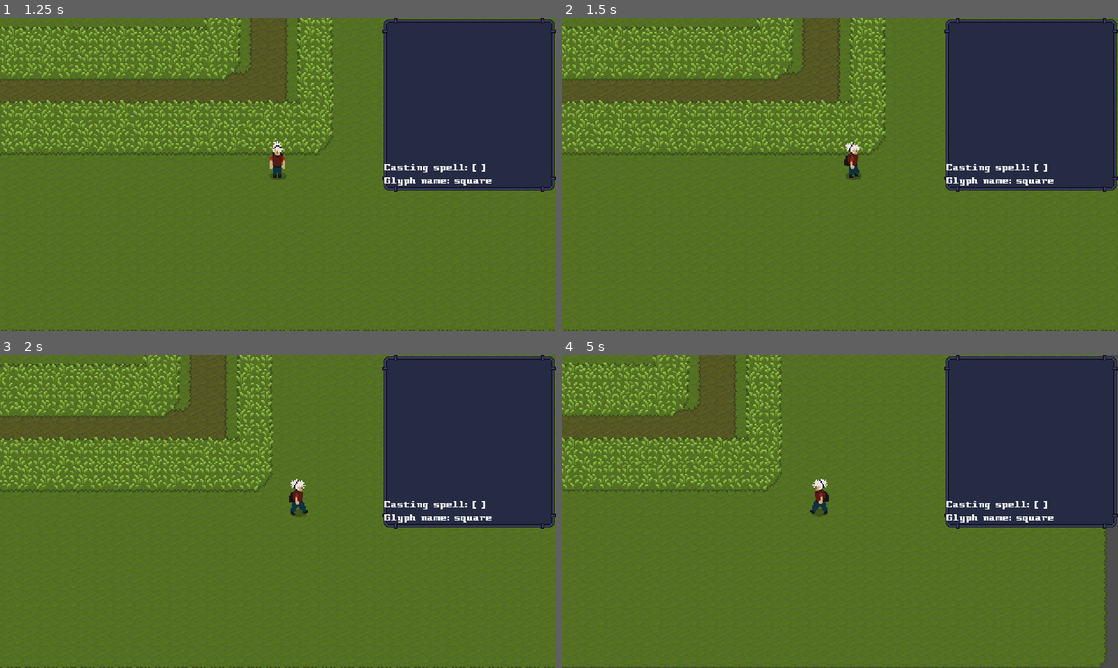
Above: before the commit, frames 1-4 (two rows, left to right).
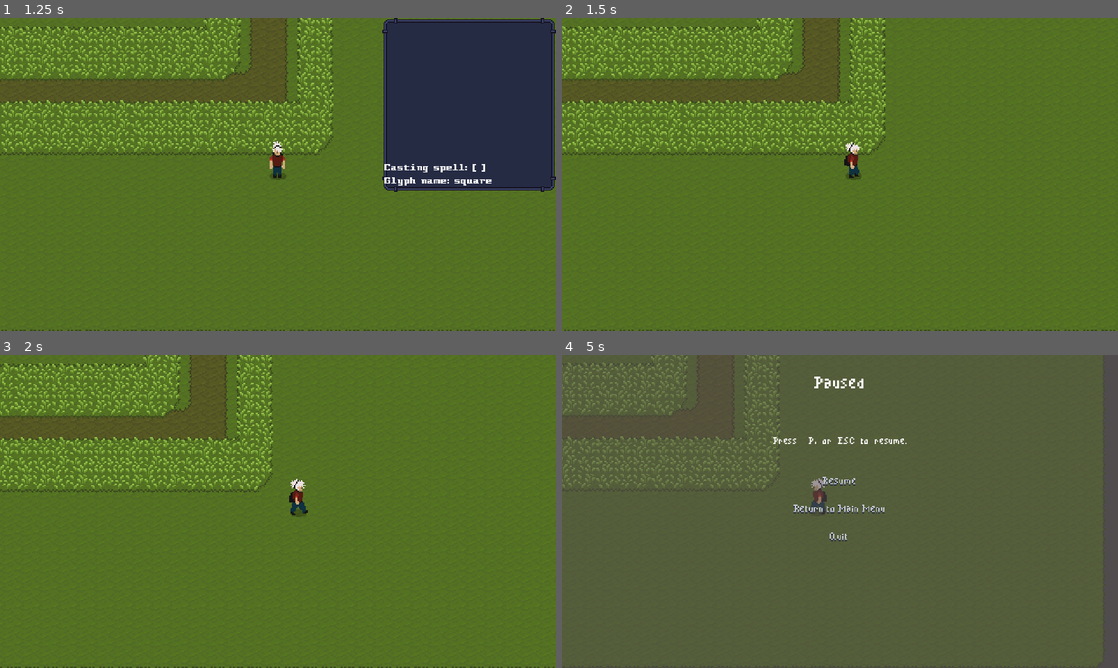
Above: after the commit, the same moments.

Repository: ivangoncharuk/DrawnToMagic
Game: Godot game, scene res://gui/main_menu/main_menu.tscn
Same seed, same stepped clock (60 frames per second), same inputs: the game is played once before the commit and once after it.
Inputs (mouse positions are in pixels of both pictures, inside the frame that each line leads up to):
- Up to frame 1 (1.25 s): click "Start" at 0.5 s
- Up to frame 2 (1.5 s): tap Enter at 1.25 s; move the mouse to (962, 158) at 1.27 s; hold D (right) from 1.28 s (still down); hold G (show_glyph_drawing_window, bound only after the commit) from 1.28 s (still down); click (962, 158) at 1.42 s
- Up to frame 3 (2 s): keep holding D (right); keep holding G (show_glyph_drawing_window, bound only after the commit)
- Up to frame 4 (5 s): move the mouse to (728, 527) at 2.02 s; release D (right) at 2.03 s; release G (show_glyph_drawing_window, bound only after the commit) at 2.03 s; hold S (down) 2.03-2.78 s; tap G (show_glyph_drawing_window, bound only after the commit) at 2.1, 3.6 s; click (728, 527) at 2.17 s; move the mouse to (895, 442) at 2.77 s; hold D (right) 2.78-3.53 s; hold G (show_glyph_drawing_window, bound only after the commit) 2.78-3.53 s; click (895, 442) at 2.92 s; move the mouse to (812, 574) at 3.52 s; hold W (up) 3.53-4.28 s; click (812, 574) at 3.67 s; move the mouse to (1006, 558) at 4.27 s; hold A (left) from 4.28 s (still down); hold G (show_glyph_drawing_window, bound only after the commit) from 4.28 s (still down); click (1006, 558) at 4.42 s; tap P (pause) at 4.9 s

Frame 1 is identical in both runs. In frame 2, 17% of the frame differs, in the area x 68-100%, y 0-56%; in frame 3, 17%; in frame 4, 40%, in the area x 0-100%, y 0-100%.
Error before the commit: Attempt to call function 'pause' in base 'null instance' on a null instance. (res://levels/game_level.gd:10)

Commit message:
Changed drawing scene
Added counter, and toggle visibility

Diff:
--- a/characters/human.tscn
+++ b/characters/player/human/human.tscn
@@ -1,7 +1,7 @@
-[gd_scene load_steps=19 format=3]
-
-[ext_resource type="PackedScene" path="res://characters/player/player.tscn" id="1_06l4s"]
-[ext_resource type="Script" path="res://characters/human.gd" id="2_kp6el"]
+[gd_scene load_steps=19 format=3 uid="uid://bynae2y8ps8fh"]
+
+[ext_resource type="PackedScene" uid="uid://dxdut13g0mxim" path="res://characters/player/player.tscn" id="1_06l4s"]
+[ext_resource type="Script" path="res://characters/player/human/human.gd" id="2_kp6el"]
 [ext_resource type="Texture2D" uid="uid://m2ch4nla21rs" path="res://assets/rpgm_character_human/RPGMCharacter_spritesheet.png" id="2_yp23f"]
 
 [sub_resource type="AnimationNodeStateMachinePlayback" id="AnimationNodeStateMachinePlayback_vk2tk"]
--- a/characters/player/player.tscn
+++ b/characters/player/player.tscn
@@ -1,4 +1,4 @@
-[gd_scene load_steps=29 format=3]
+[gd_scene load_steps=29 format=3 uid="uid://dxdut13g0mxim"]
 
 [ext_resource type="Script" path="res://characters/cat/player_cat.gd" id="1_nsqmq"]
 [ext_resource type="Texture2D" uid="uid://h8kbhwv02wqn" path="res://assets/sprout_lands/Characters/cat_spritesheet.png" id="2_dvf3u"]
@@ -249,7 +249,7 @@
 texture = ExtResource("2_dvf3u")
 hframes = 4
 vframes = 10
-frame = 13
+frame = 3
 
 [node name="CollisionShape2D" type="CollisionShape2D" parent="."]
 position = Vector2(0, 5)
--- a/glyph_recognizer.tscn
+++ /dev/null
@@ -1,6 +0,0 @@
-[gd_scene load_steps=2 format=3 uid="uid://bfkdq0wuvv70o"]
-
-[ext_resource type="Script" path="res://glyph_recognizer.gd" id="1_uvx1q"]
-
-[node name="GlyphRecognizer" type="Node"]
-script = ExtResource("1_uvx1q")
--- a/gui/drawing/drawing.gd
+++ b/gui/drawing/drawing.gd
@@ -6,12 +6,11 @@
 @export var line_color = Color(1, 1, 1, 1)
 
 @onready var line : Line2D = %Line
-@onready var texture_rect : ReferenceRect = %ReferenceRect
+@onready var drawing_area_rect : ReferenceRect = %ReferenceRect
 @onready var glyph_recognizer : GlyphRecognizer = %GlyphRecognizer
 @onready var spell_label : Label = $SpellName
-
+var ctr : int = 0
 # Example of how to store the templates as PackedVector2Array
-
 
 func _ready() -> void:
 	self.show()
@@ -21,10 +20,24 @@
 
 
 func _input(event: InputEvent) -> void:
+	if event.is_action_pressed("show_glyph_drawing_window"):
+		toggle_visibility()
+	if self.visible:
+		handle_mouse_input(event)
+
+
+func toggle_visibility() -> void:
+	if self.visible == true:
+		self.hide()
+	else:
+		self.show()
+
+
+func handle_mouse_input(event: InputEvent) -> void:
 	if event is InputEventMouseButton:
 		if event.button_index == MOUSE_BUTTON_LEFT:
-			var local_position = _get_local_position(event.position)
-			if texture_rect.get_rect().has_point(local_position):
+			var local_position = get_local_position(event.position)
+			if drawing_area_rect.get_rect().has_point(local_position):
 				if event.is_pressed():
 					line.clear_points()
 					line.add_point(local_position)
@@ -32,31 +45,32 @@
 					drawing_complete.emit(line.get_points())
 	elif event is InputEventMouseMotion:
 		if event.get_button_mask() and MOUSE_BUTTON_MASK_LEFT:
-			var local_position = _get_local_position(event.position)
-			if texture_rect.get_rect().has_point(local_position):
+			var local_position = get_local_position(event.position)
+			if drawing_area_rect.get_rect().has_point(local_position):
 				line.add_point(local_position)
-#				print(line.get_points(), "\n")
+
+
+func get_local_position(event_position: Vector2) -> Vector2:
+	var local_position = get_viewport(
+					).get_canvas_transform(
+					).affine_inverse(
+					).basis_xform(event_position)
+	local_position -= get_global_position()
+	return local_position
 
 
 func _on_drawing_complete(points: PackedVector2Array) -> void:
+	ctr += 1
 	var glyph_name = glyph_recognizer.recognize(points)
 	if glyph_name != "" and glyph_name in glyph_recognizer.spell_map:
 		var spell_name = glyph_recognizer.spell_map[glyph_name]
 		print("Casting spell: ", spell_name,
 			"\nGlyph name: ", glyph_name)
 		spell_label.text = str(
-			"Casting spell: ", spell_name,
+			"[  ", ctr,
+			" ] Casting spell: ", spell_name,
 			"\nGlyph name: ", glyph_name
 			)
 	else:
 		spell_label.text = "error"
 		print("error")
-
-
-func _get_local_position(event_position: Vector2) -> Vector2:
-	var local_position = get_viewport(
-					).get_canvas_transform(
-					).affine_inverse(
-					).basis_xform(event_position)
-	local_position -= get_global_position()
-	return local_position
--- a/gui/drawing/drawing.tscn
+++ b/gui/drawing/drawing.tscn
@@ -1,9 +1,8 @@
-[gd_scene load_steps=5 format=3 uid="uid://v6kh46rdruc2"]
+[gd_scene load_steps=4 format=3 uid="uid://v6kh46rdruc2"]
 
 [ext_resource type="Script" path="res://gui/drawing/drawing.gd" id="1_68axy"]
 [ext_resource type="Theme" uid="uid://1jwq3b8h2nu0" path="res://gui/main_theme.tres" id="1_beae0"]
 [ext_resource type="Texture2D" uid="uid://crrfmk2c2oymj" path="res://assets/gui_resources/GUI.png" id="2_8436o"]
-[ext_resource type="PackedScene" uid="uid://bfkdq0wuvv70o" path="res://glyph_recognizer.tscn" id="3_k5eih"]
 
 [node name="Drawing" type="Control"]
 layout_mode = 3
@@ -43,6 +42,4 @@
 [node name="Line" type="Line2D" parent="."]
 unique_name_in_owner = true
 
-[node name="GlyphRecognizer" parent="." instance=ExtResource("3_k5eih")]
-
 [connection signal="drawing_complete" from="." to="." method="_on_drawing_complete"]
--- a/ui_testing.tscn
+++ b/gui/testing/ui_testing.tscn
@@ -1,23 +1,23 @@
 [gd_scene load_steps=4 format=3 uid="uid://ostwr0w4c2bn"]
 
-[ext_resource type="Script" path="res://ui_testing.gd" id="1_xqbm0"]
-[ext_resource type="Texture2D" uid="uid://dkxk1qwlex3jx" path="res://assets/icon/icon.svg" id="2_5fe5m"]
-[ext_resource type="Theme" uid="uid://1jwq3b8h2nu0" path="res://gui/main_theme.tres" id="3_77grj"]
+[ext_resource type="Script" path="res://gui/testing/ui_testing.gd" id="1_g7qtu"]
+[ext_resource type="Texture2D" uid="uid://dkxk1qwlex3jx" path="res://assets/icon/icon.svg" id="2_oopq4"]
+[ext_resource type="Theme" uid="uid://1jwq3b8h2nu0" path="res://gui/main_theme.tres" id="3_1xvno"]
 
 [node name="UITesting" type="Node2D"]
-script = ExtResource("1_xqbm0")
+script = ExtResource("1_g7qtu")
 
 [node name="Icon" type="Sprite2D" parent="."]
 unique_name_in_owner = true
 position = Vector2(272, 168)
 scale = Vector2(1.1575, 1.20573)
-texture = ExtResource("2_5fe5m")
+texture = ExtResource("2_oopq4")
 
 [node name="Panel" type="Panel" parent="."]
 offset_right = 200.0
 offset_bottom = 100.0
 scale = Vector2(0.8, 0.8)
-theme = ExtResource("3_77grj")
+theme = ExtResource("3_1xvno")
 metadata/_edit_use_anchors_ = true
 
 [node name="Buttons" type="VBoxContainer" parent="Panel"]
--- a/levels/game_level.gd
+++ b/levels/game_level.gd
@@ -1,6 +1,6 @@
 extends Node2D
 
-@onready var pause_menu: Control = $CanvasLayer/Paused
+@onready var pause_menu: Control = %Paused
 
 func _input(event):
 	if event.is_action_released("pause"):
--- a/levels/game_level.tscn
+++ b/levels/game_level.tscn
@@ -1,8 +1,8 @@
-[gd_scene load_steps=7 format=3 uid="uid://qfhs8s5fkuh4"]
+[gd_scene load_steps=7 format=3 uid="uid://bfhj0xwfr2lnn"]
 
 [ext_resource type="Script" path="res://levels/game_level.gd" id="1_2l0wy"]
 [ext_resource type="TileSet" uid="uid://k3opl36pyo7k" path="res://levels/basic_set.tres" id="1_3b6x5"]
-[ext_resource type="PackedScene" path="res://characters/human.tscn" id="4_gqy7v"]
+[ext_resource type="PackedScene" uid="uid://bynae2y8ps8fh" path="res://characters/player/human/human.tscn" id="4_gqy7v"]
 [ext_resource type="PackedScene" uid="uid://jadbqq0y2uot" path="res://gui/paused/paused.tscn" id="5_6uw0q"]
 [ext_resource type="PackedScene" path="res://characters/cow/cow.tscn" id="9_srkji"]
 [ext_resource type="PackedScene" path="res://objects/chest/chest.tscn" id="10_skyg4"]
--- a/levels/game_level_1.tscn
+++ b/levels/game_level_1.tscn
@@ -1,8 +1,8 @@
-[gd_scene load_steps=8 format=3 uid="uid://825jsb0mvooo"]
+[gd_scene load_steps=8 format=3 uid="uid://bqye3hautrkub"]
 
 [ext_resource type="TileSet" uid="uid://ip875aehrpcd" path="res://levels/new_set.tres" id="1_3wxne"]
 [ext_resource type="Script" path="res://levels/game_level.gd" id="1_to7nu"]
-[ext_resource type="PackedScene" path="res://characters/human.tscn" id="2_hr57k"]
+[ext_resource type="PackedScene" uid="uid://bynae2y8ps8fh" path="res://characters/player/human/human.tscn" id="2_hr57k"]
 [ext_resource type="Theme" uid="uid://1jwq3b8h2nu0" path="res://gui/main_theme.tres" id="4_gskiu"]
 [ext_resource type="PackedScene" uid="uid://jadbqq0y2uot" path="res://gui/paused/paused.tscn" id="4_h5tww"]
 [ext_resource type="PackedScene" uid="uid://v6kh46rdruc2" path="res://gui/drawing/drawing.tscn" id="5_iycpj"]
@@ -83,6 +83,7 @@
 metadata/_edit_use_anchors_ = true
 
 [node name="Paused" parent="UI/Control" instance=ExtResource("4_h5tww")]
+unique_name_in_owner = true
 visible = false
 layout_mode = 1
 metadata/_edit_use_anchors_ = true
--- a/project.godot
+++ b/project.godot
@@ -58,6 +58,11 @@
 , Object(InputEventKey,"resource_local_to_scene":false,"resource_name":"","device":-1,"window_id":0,"alt_pressed":false,"shift_pressed":false,"ctrl_pressed":false,"meta_pressed":false,"pressed":false,"keycode":0,"physical_keycode":4194305,"key_label":0,"unicode":0,"echo":false,"script":null)
 ]
 }
+show_glyph_drawing_window={
+"deadzone": 0.5,
+"events": [Object(InputEventKey,"resource_local_to_scene":false,"resource_name":"","device":-1,"window_id":0,"alt_pressed":false,"shift_pressed":false,"ctrl_pressed":false,"meta_pressed":false,"pressed":false,"keycode":0,"physical_keycode":71,"key_label":0,"unicode":103,"echo":false,"script":null)
+]
+}
 
 [rendering]
 
--- /dev/null
+++ b/scripts/glyph_recognizer.tscn
@@ -0,0 +1,244 @@
+[gd_scene load_steps=2 format=3 uid="uid://17fyds4xsf2x"]
+
+[sub_resource type="GDScript" id="GDScript_ijtqj"]
+script/source = "extends Node
+class_name GlyphRecognizer
+
+var templates = {
+	\"line\": PackedVector2Array([
+		Vector2(0, 0),
+		Vector2(0, 25),
+		Vector2(0, 50),
+		Vector2(0, 75),
+		Vector2(0, 100),
+	]),
+	\"square\": PackedVector2Array([
+		Vector2(0, 0),
+		Vector2(0, 50),
+		Vector2(0, 100),
+		Vector2(50, 100),
+		Vector2(100, 100),
+		Vector2(100, 50),
+		Vector2(100, 0),
+		Vector2(50, 0),
+		Vector2(0, 0)
+	]),
+}
+
+
+var spell_map = {
+	\"square\": \"[ ]\",
+	\"line\": \" ---\",
+}
+
+func recognize(points: PackedVector2Array) -> String:
+	var best_match = \"\"
+	var best_score = -1.0
+	for glyph_name in templates:
+		var score = compare_glyphs(points, templates[glyph_name])
+		if score > best_score:
+			best_score = score
+			best_match = glyph_name
+	return best_match
+
+## this DTW matrix function is initialized with infinity values.
+## The first element is set to zero.
+## Then, it fills the the matrix row by row,
+## and for each element, the cost of the alignment between
+## the two points is computed using the squared Euclidean distance.
+## The element is updated with the minimum cost among its
+## three neighbors (top, left, and diagonal). The function
+## returns the square root of the DTW distance normalized by
+## the sum of the lengths of the two input sequences.
+func dtw_distance_slower(glyph1: PackedVector2Array, glyph2: PackedVector2Array) -> float:
+	var n = glyph1.size()
+	var m = glyph2.size()
+
+	var DTW = PackedFloat32Array()
+	for i in range(m+1):
+		DTW.append(float(\"inf\"))
+	DTW[0] = 0
+
+	var prev
+	var current
+	for i in range(1, n+1):
+		prev = DTW[0]
+		DTW[0] = float(\"inf\")
+		for j in range(1, m+1):
+			current = DTW[j]
+			# print(\"i: \", i, \"\\nj: \", j, \"\\ncurrent: \", current)
+			DTW[j] = min(DTW[j], DTW[j-1], prev) + (glyph1[i-1] - glyph2[j-1]).length_squared()
+			prev = current
+
+	return sqrt(DTW[m] / (n + m))
+
+
+## This DTW matrix is initialized and filled in a similar way as
+## dtw_distance_slower, but the cost of the alignment is computed before
+## taking the minimum among the neighbors.
+## The function returns the final value of the bottom-right
+## element of the DTW matrix, which represents the DTW distance
+## between the two input sequences.
+## this is more efficient than dtw_distance1 because it avoids
+## the square root and the normalization computation,
+## which can be costly when dealing with large sequences.
+func dtw_distance(glyph1: PackedVector2Array, glyph2: PackedVector2Array) -> float:
+	var n = glyph1.size()
+	var m = glyph2.size()
+
+	var DTW = PackedFloat32Array()
+	for i in range(m+1):
+		DTW.append(float(\"inf\"))
+	DTW[0] = 0
+
+	for i in range(1, n+1):
+		var prev = DTW[0]
+		DTW[0] = float(\"inf\")
+		for j in range(1, m+1):
+			var current = DTW[j]
+			var cost = (glyph1[i-1] - glyph2[j-1]).length_squared()
+			DTW[j] = cost + min(DTW[j], DTW[j-1], prev)
+			prev = current
+
+	return DTW[m]
+
+	# Resample both input gestures to the same number of points
+
+
+## This uniformly resamples an input sequence of 2D points
+## to a new length by adding interpolated points along the
+## original path. It computes a step size between consecutive points,
+## initializes an empty resampled sequence with the first point
+## from the original sequence, and adds interpolated points to the
+## resampled sequence when the accumulated distance between
+## consecutive points reaches or goes beyond the step size.
+## The function returns the resulting resampled sequence.
+func resample(points: PackedVector2Array, n: int) -> PackedVector2Array:
+	var step = points.size() / (n - 1)
+	var resampled = PackedVector2Array()
+	resampled.append(points[0])
+	var i = 1
+	var t = 0.0
+	while i < points.size() and resampled.size() < n:
+		var v = points[i] - points[i-1]
+		var d = v.length()
+		if t + d >= step:
+			var x = points[i-1] + ((step - t) / d) * v
+			resampled.append(x)
+			t = 0.0
+		else:
+			t += d
+		i += 1
+	if resampled.size() < n:
+		resampled.append(points[points.size() - 1])
+	return resampled
+
+## Calculates the centroid of a sequence of 2D points
+func get_centroid(points: PackedVector2Array) -> Vector2:
+	var acc = Vector2.ZERO
+	for p in points:
+		acc += p
+	# Divide the accumulated vector by the number of points to obtain the centroid vector
+	return acc / points.size()
+
+
+## This function calculates the indicative angle (in radians) of a sequence
+## of 2D points relative to their centroid. It first computes
+## the centroid of the points, then calculates the angle between
+## the first point and the centroid.
+func indicative_angle(points: PackedVector2Array) -> float:
+	var centroid = get_centroid(points)
+	var theta = atan2(centroid.y - points[0].y, centroid.x - points[0].x)
+	return theta
+
+
+## This function scales a sequence of 2D points to fit into a
+## square of a given size while preserving its aspect ratio.
+## It first computes the bounding box of the points, calculates
+## the scaling factor needed to fit the bounding box into the square,
+## and then applies the scaling to each point. Finally, it returns
+## a new PackedVector2Array containing the scaled points.
+func scale_to_square(points: PackedVector2Array, size: float) -> PackedVector2Array:
+	var min_x = float(\"inf\")
+	var max_x = -float(\"inf\")
+	var min_y = float(\"inf\")
+	var max_y = -float(\"inf\")
+	for p in points:
+		min_x = min(min_x, p.x)
+		max_x = max(max_x, p.x)
+		min_y = min(min_y, p.y)
+		max_y = max(max_y, p.y)
+	var scale = size / max(max_x - min_x, max_y - min_y)
+	var scaled = PackedVector2Array()
+	for p in points:
+		var x = (p.x - min_x) * scale
+		var y = (p.y - min_y) * scale
+		scaled.append(Vector2(x, y))
+	return scaled
+
+
+## Rotate a set of 2D points by a given angle around their centroid
+func rotate_by(points: PackedVector2Array, theta: float) -> PackedVector2Array:
+	# Calculate the centroid of the points
+	var centroid = get_centroid(points)
+	# Rotate each point around the centroid by the given angle
+	var rotated = PackedVector2Array()
+	for p in points:
+		var v = p - centroid
+		var x = v.x * cos(theta) - v.y * sin(theta)
+		var y = v.x * sin(theta) + v.y * cos(theta)
+		rotated.append(Vector2(x, y) + centroid)
+
+	return rotated
+
+## Translates the points by the given offset
+func translate_by(points: PackedVector2Array, offset: Vector2) -> PackedVector2Array:
+	var translated = PackedVector2Array()
+	for p in points:
+		translated.append(p + offset)
+	return translated
+
+
+## This function compares two glyphs represented as sequences of 2D
+## points by computing their similarity score using the Dynamic Time
+## Warping (DTW) distance. It first resamples the glyphs to the same
+## number of points as a predefined template gesture, calculates
+## the indicative angle of the points, rotates the points to align
+## them with the x-axis, scales them to fit into a square, and
+## translates them to align their centroids. It then computes
+## the DTW distance between the two glyphs and returns the
+## similarity score as the inverse of the distance.
+func compare_glyphs(glyph1: PackedVector2Array, glyph2: PackedVector2Array) -> float:
+	# Define the template gesture for the algorithm
+	var template = PackedVector2Array([Vector2(0, 0), Vector2(0, 1), Vector2(1, 1), Vector2(1, 0)])
+
+	var resampled1 = resample(glyph1, template.size())
+	var resampled2 = resample(glyph2, template.size())
+
+	# Calculate the indicative angle of the points
+
+	var theta1 = indicative_angle(resampled1)
+	var theta2 = indicative_angle(resampled2)
+	resampled1 = rotate_by(resampled1, -theta1)
+	resampled2 = rotate_by(resampled2, -theta2)
+
+	var scale1 = scale_to_square(resampled1, template[1].distance_to(template[2]))
+	var scale2 = scale_to_square(resampled2, template[1].distance_to(template[2]))
+
+
+	var centroid1 = get_centroid(scale1)
+	var centroid2 = get_centroid(scale2)
+
+	var translate1 = translate_by(scale1, -centroid1)
+	var translate2 = translate_by(scale2, -centroid2)
+
+	var distance = dtw_distance(translate1, translate2)
+
+	# Calculate the similarity score as the inverse of the DTW distance
+	var score = 1.0 / (1.0 + distance)
+
+	return score
+"
+
+[node name="GlyphRecognizer" type="Node"]
+script = SubResource("GDScript_ijtqj")
Renamed: characters/human.gd -> characters/player/human/human.gd
Renamed: ui_testing.gd -> gui/testing/ui_testing.gd
Renamed: glyph_recognizer.gd -> scripts/glyph_recognizer.gd
